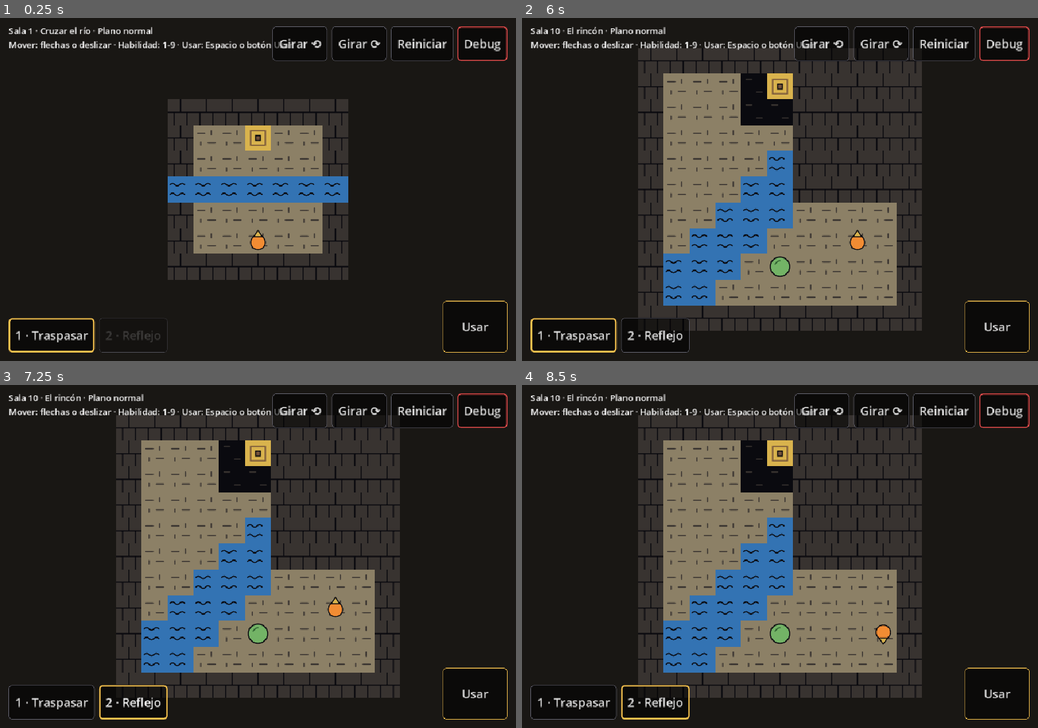
Above: before the commit, frames 1-4 (two rows, left to right).
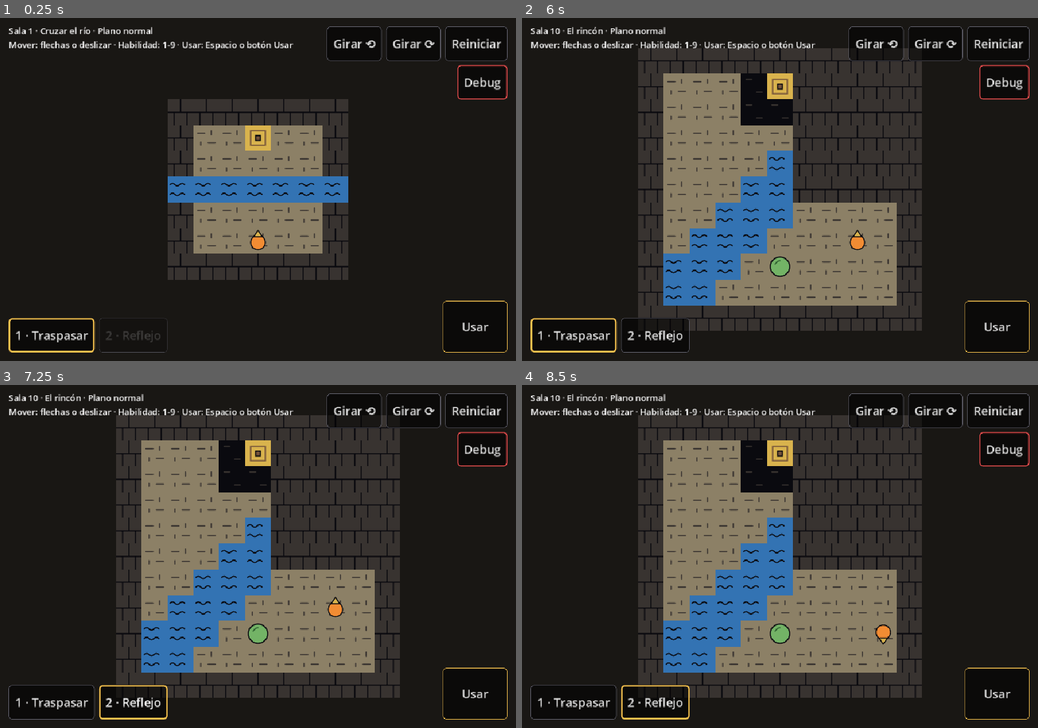
Above: after the commit, the same moments.

Repository: AngeloCS19/Juego
Game: Godot game, scene res://main.tscn
Same seed, same stepped clock (60 frames per second), same inputs: the game is played once before the commit and once after it.
Inputs (mouse positions are in pixels of both pictures, inside the frame that each line leads up to):
- Up to frame 1 (0.25 s): no input
- Up to frame 2 (6 s): click "Reiniciar" at 0.5 s; click "Reiniciar" at 1.25 s; click "Reiniciar" at 2 s; click "1 · Traspasar" at 2.75 s; click "Girar ⟲" at 3.5 s; click "Girar ⟳" at 4.25 s; click "Debug" at 5 s; click "Usar" at 5.75 s
- Up to frame 3 (7.25 s): click "2 · Reflejo" at 6.5 s
- Up to frame 4 (8.5 s): tap Enter at 7.25 s; move the mouse to (893, 539) at 7.27 s; hold Right 7.28-8.03 s; tap 1 at 7.35 s; click (893, 539) at 7.42 s; tap Space at 7.52, 8, 8.27 s; move the mouse to (676, 573) at 8.02 s; hold Down from 8.03 s (still down); tap 2 at 8.1 s

The runs differ from the first frame. In frame 1, 1.2% of the frame differs, in the area x 52-99%, y 2-24%; in frame 2, 1.6%; in frame 3, 1.6%; in frame 4, 1.6%.

Commit message:
Interfaz: botón Debug debajo de los botones de arriba para no tapar el texto
Co-Authored-By: Claude Opus 5.5 (1M context) <noreply@anthropic.com>
Claude-Session: https://claude.ai/code/session_01GCQ8HU4QVzWAvUdVkCFbno

Diff:
--- a/scripts/main.gd
+++ b/scripts/main.gd
@@ -68,11 +68,17 @@
 	var usar := BarraHabilidades.crear_boton("Usar", func(): barra.usar(sala), BarraHabilidades.COLOR_ACTIVA)
 	usar.custom_minimum_size = Vector2(120, 96)
 
+	# Debug va debajo de la fila, no al lado: así la fila no se alarga y no tapa el texto de arriba.
+	var esquina := VBoxContainer.new()
+	esquina.add_theme_constant_override("separation", 8)
+	esquina.add_child(acciones)
 	if OS.is_debug_build():
-		acciones.add_child(_crear_menu_debug())
+		var debug := _crear_menu_debug()
+		debug.size_flags_horizontal = Control.SIZE_SHRINK_END
+		esquina.add_child(debug)
 
 	_en_esquina(pantalla, barra, Control.PRESET_BOTTOM_LEFT)
-	_en_esquina(pantalla, acciones, Control.PRESET_TOP_RIGHT)
+	_en_esquina(pantalla, esquina, Control.PRESET_TOP_RIGHT)
 	_en_esquina(pantalla, usar, Control.PRESET_BOTTOM_RIGHT)
 
 
